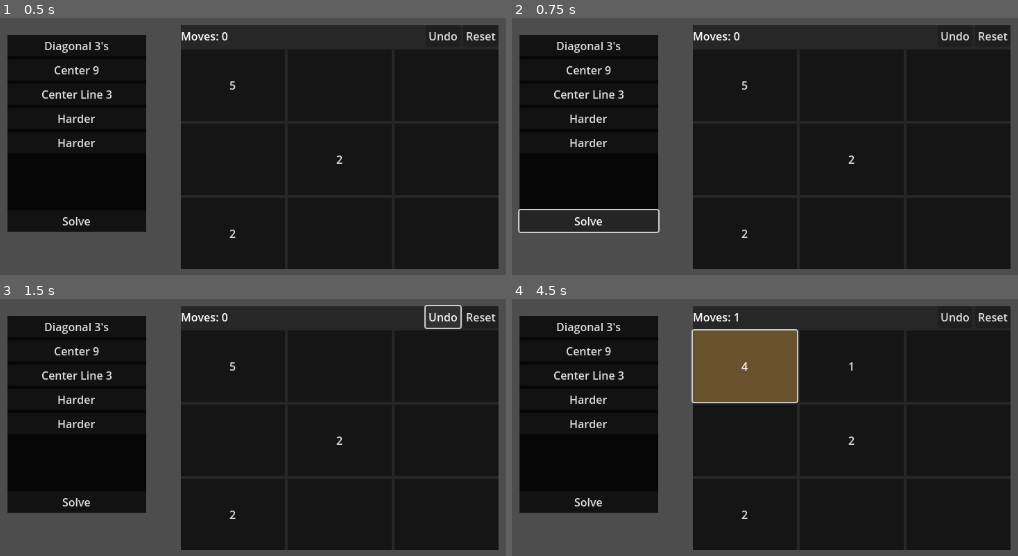
Above: before the commit, frames 1-4 (two rows, left to right).
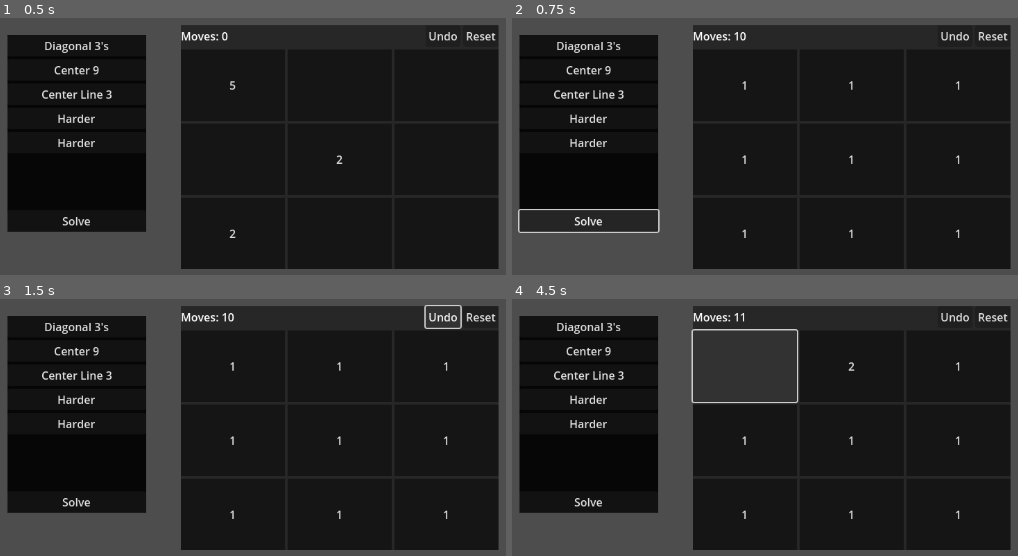
Above: after the commit, the same moments.

Repository: bitwes/StoneGridProblem
Game: Godot game, scene res://main.tscn
Two runs of this game, one before a commit and one after it. Both use one fixed random seed, a clock stepped at 60 frames per second and the inputs below.
Inputs (mouse positions are in pixels of both pictures, inside the frame that each line leads up to):
- Up to frame 1 (0.5 s): no input
- Up to frame 2 (0.75 s): click "Solve" at 0.5 s
- Up to frame 3 (1.5 s): click "Undo" at 1.25 s
- Up to frame 4 (4.5 s): click (744, 365) at 2 s, where only the run before the commit has a clickable "5"; click (744, 365) at 2.75 s, where only the run after the commit has a clickable "1"; click (851, 365) at 3.52 s; click (744, 365) at 4.25 s, where only the run before the commit has a clickable "4"

Frame 1 is identical in both runs. In frame 2, 0.2% of the frame differs, in the area x 43-89%, y 5-86%; in frame 3, 0.2%; in frame 4, 5.9%, in the area x 35-89%, y 5-86%.
Error after the commit: Invalid access to property or key 'stones' on a base object of type 'Vector2'. (res://stone_grid.gd:66)

Commit message:
first working solver

Diff:
--- a/Main.gd
+++ b/Main.gd
@@ -47,7 +47,8 @@
 
 
 func solve():
-	pass
+	var solver = Solvers.ThisOne.new()
+	solver.solve($StoneGrid)
 
 
 func _on_solve_pressed():
--- /dev/null
+++ b/solvers.gd
@@ -0,0 +1,102 @@
+class_name Solvers
+
+
+
+class ThisOne:
+	var _grid : StoneGrid = null
+
+	func get_surrounding_squares(pos : Vector2):
+		var to_return = []
+		if(pos.x + 1 < _grid.size()):
+			to_return.append(_grid._stone_buttons[pos.x + 1][pos.y])
+
+		if(pos.x -1 >=0):
+			to_return.append(_grid._stone_buttons[pos.x - 1][pos.y])
+
+		if(pos.y + 1 < _grid.size()):
+			to_return.append(_grid._stone_buttons[pos.x][pos.y + 1])
+
+		if(pos.y - 1 >= 0):
+			to_return.append(_grid._stone_buttons[pos.x][pos.y - 1])
+
+		return to_return
+
+
+	func solve(grid : StoneGrid):
+		_grid = grid
+		grid.print_board()
+
+		var count = 0
+		var max_attempts = 200
+		while(!_grid.is_solved() and count <= max_attempts):
+			print('===================================')
+			count += 1
+			attempt()
+			_grid.print_board()
+
+		print('Attempts  ', count)
+		print('Moves     ', _grid.moves)
+		print('Solved    ', _grid.is_solved())
+
+
+	func push_to_least_first(pos : Vector2):
+		var around = get_surrounding_squares(pos)
+		around.sort_custom(func(a, b): return a.stones < b.stones)
+		var here = _grid.get_button_at(pos)
+
+		var i = 0
+		while(i < around.size() and here.stones > 1):
+			_grid.move_stone(pos, around[i].grid_pos)
+			i += 1
+
+	func get_all_zeros():
+		var to_return = []
+		for i in range(_grid.size()):
+			for j in range(_grid.size()):
+				var pos = Vector2(i, j)
+				var btn = _grid.get_button_at(pos)
+				if(btn.stones == 0):
+					to_return.append(btn)
+		return to_return
+
+	func get_closest_zero(pos):
+		var zeros = get_all_zeros()
+		var closest = null
+		if(zeros.size() > 0):
+			var min_dist = 9999
+			for z in zeros:
+				var dist = pos.distance_to(z.grid_pos)
+				if(dist < min_dist):
+					closest = z
+					min_dist = dist
+		return closest
+
+
+	func push_to_least_then_in_dir_of_zero(pos : Vector2):
+		var around = get_surrounding_squares(pos)
+		around.sort_custom(func(a, b): return a.stones < b.stones)
+		var here = _grid.get_button_at(pos)
+
+		if(around.size() > 0 and around[0].stones == 0):
+			var i = 0
+			while(i < around.size() and here.stones > 1):
+				_grid.move_stone(pos, around[i].grid_pos)
+				i += 1
+		elif(here.stones > 1):
+			var closest_zero = get_closest_zero(pos)
+			var to = null
+			if(closest_zero != null):
+				var xdiff = closest_zero.grid_pos.x - pos.x
+				var ydiff = closest_zero.grid_pos.y - pos.y
+
+				if(abs(xdiff) > abs(ydiff)):
+					to = _grid.get_button_at(pos + Vector2(sign(xdiff), 0))
+				else:
+					to = _grid.get_button_at(pos + Vector2(0, sign(ydiff)))
+				_grid.move_stone(pos, to.grid_pos)
+
+	func attempt():
+		for i in range(_grid.size()):
+			for j in range(_grid.size()):
+				var pos = Vector2(i, j)
+				push_to_least_then_in_dir_of_zero(pos)
